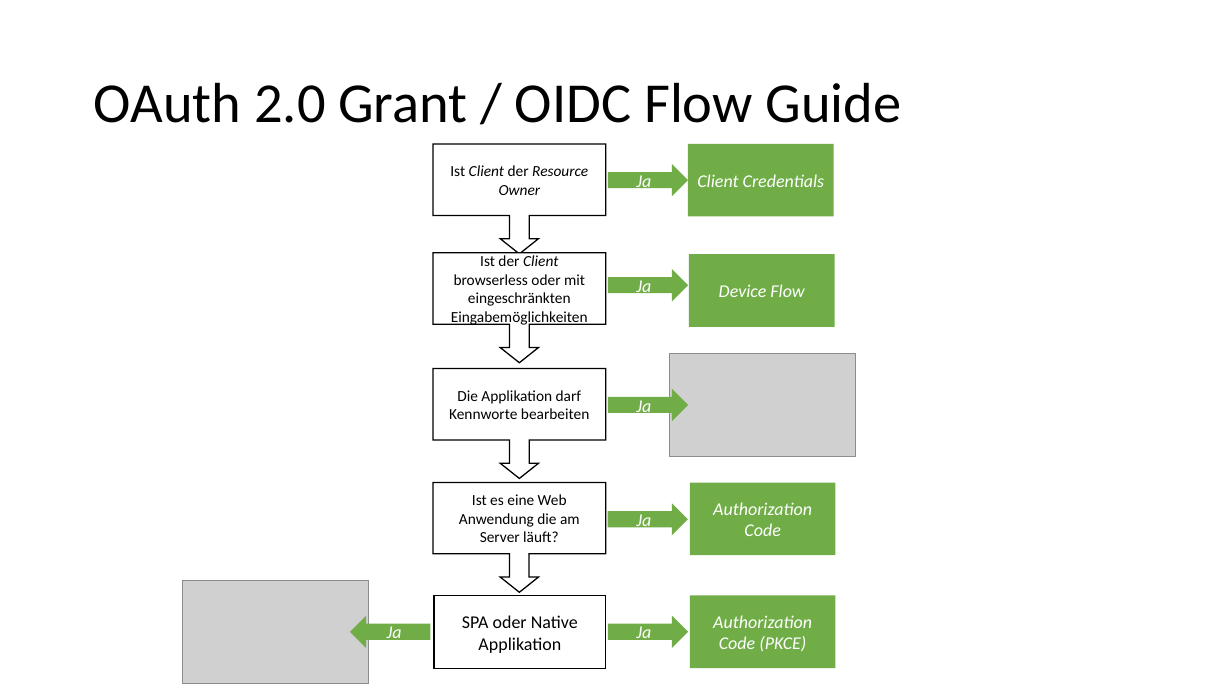
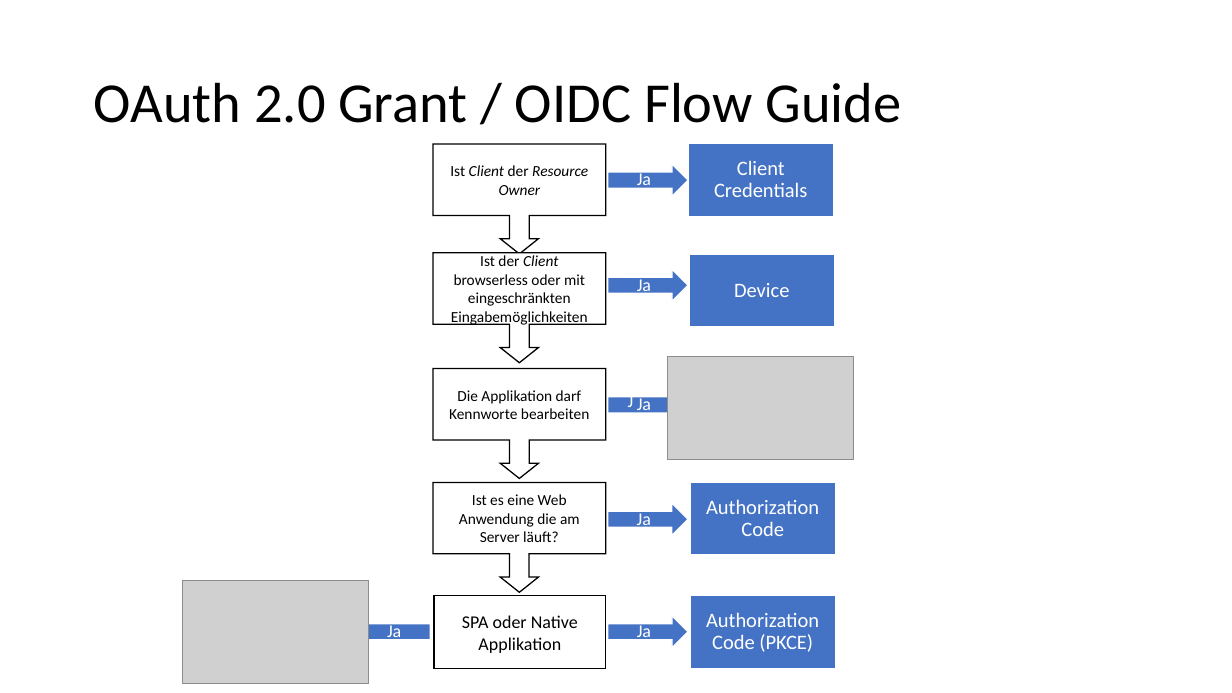
Before and after one commit to danielwagn3r/openid-workshop, a slide deck: slide 46 of OpenID Connect & OAuth.pptx. Drawn at 1232x693 pixels with LibreOffice and Linux fonts; fonts in the diff are those of the drawing; grey boxes stand for pictures. Boxes give left, top, right and bottom in pixels: in the first picture for what was removed or moved away, otherwise in the second. Text is boxed around its words. In the diff, an @@ line names an element or a change of style, - is before the commit and + after.

```diff
--- a/OpenID Connect & OAuth.pptx
+++ b/OpenID Connect & OAuth.pptx
@@ rectangle "Device" at <box>689,254,836,327</box>: fill #70AD47 to #4472C4; outline none to #FFFFFF 1 pt @@
@@ text in rectangle at <box>734,283,789,297</box>: text changed; size 14 to 16 pt; italic off @@
-Device Flow
+Device
@@ picture: place and size @@
-picture at <box>670,353,856,456</box>
+picture at <box>668,357,854,459</box>
@@ size 14 to 16 pt, italic off; line spacing 1 to 0.9; more space between paragraphs; fill #70AD47 to #4472C4; outline none to #FFFFFF 1 pt in 3 elements at <box>689,144,835,217</box>, <box>690,595,836,668</box>, <box>690,482,836,555</box> @@
@@ italic off; line spacing 1 to 0.9; more space between paragraphs; fill #70AD47 to #4472C4; outline none to #FFFFFF 1 pt in 6 elements at <box>608,165,689,197</box>, <box>608,269,689,301</box>, <box>608,389,689,421</box>, <box>608,504,689,536</box>, <box>608,616,689,648</box>, <box>350,616,431,648</box> @@
```
Also in this commit, not shown: 15 other slides changed, 1 slide added, 1 slide removed.
